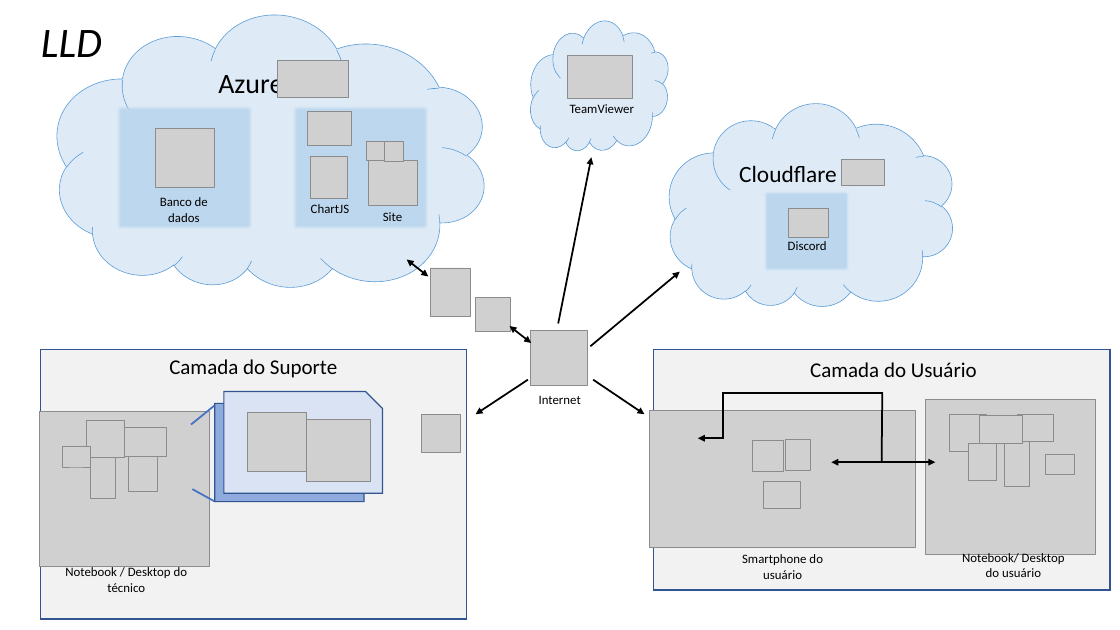
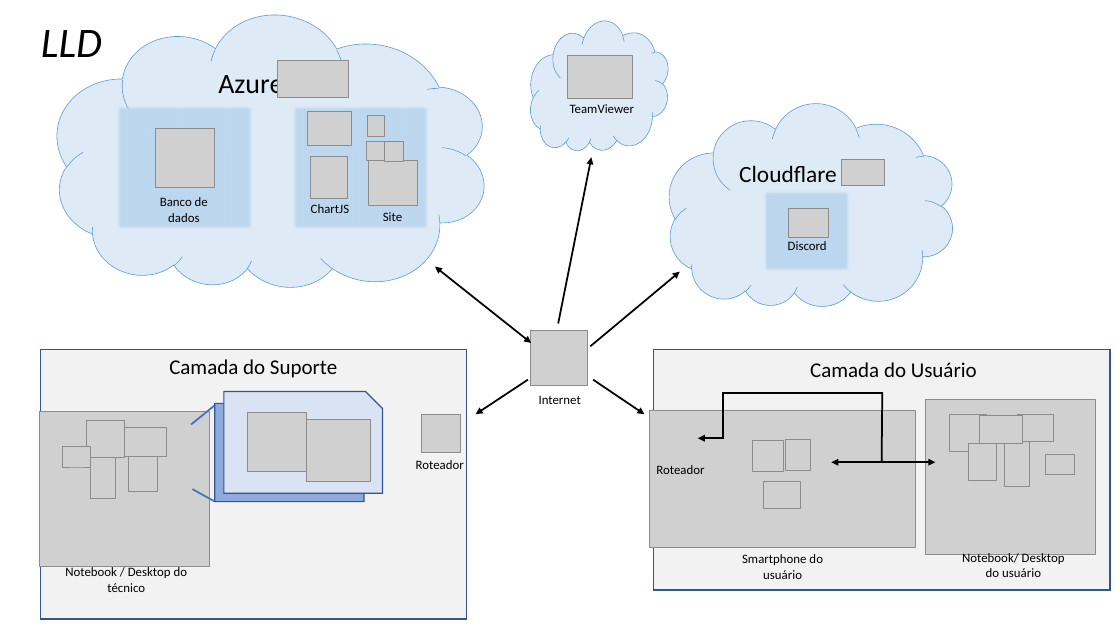
Before and after one commit to BandTec/grupo-05-adsa-20201, a slide deck: slide 1 of Documentação/LLD/LLD.pptx. Drawn at 1120x630 pixels with LibreOffice and Linux fonts; fonts in the diff are those of the drawing; grey boxes stand for pictures; background and template pictures are left out. Boxes give left, top, right and bottom in pixels: in the first picture for what was removed or moved away, otherwise in the second. Text is boxed around its words. In the diff, an @@ line names an element or a change of style, - is before the commit and + after.

```diff
--- a/Documentação/LLD/LLD.pptx
+++ b/Documentação/LLD/LLD.pptx
@@ picture: place and size @@
-picture at box(430, 268, 471, 317)
+picture at box(367, 115, 385, 136)
@@ double arrow removed from (429, 276) to (407, 260) @@
@@ double arrow moved from (531, 343) - (510, 326) to (531, 343) - (435, 266) @@
@@ picture removed at box(475, 297, 510, 332) @@
@@ text added at box(416, 460, 464, 469), 11 pt, text #000000 @@
+Roteador
@@ text added at box(656, 465, 704, 474), 11 pt, text #000000 @@
+Roteador
```
Also in this commit, not shown: 14 other files.
